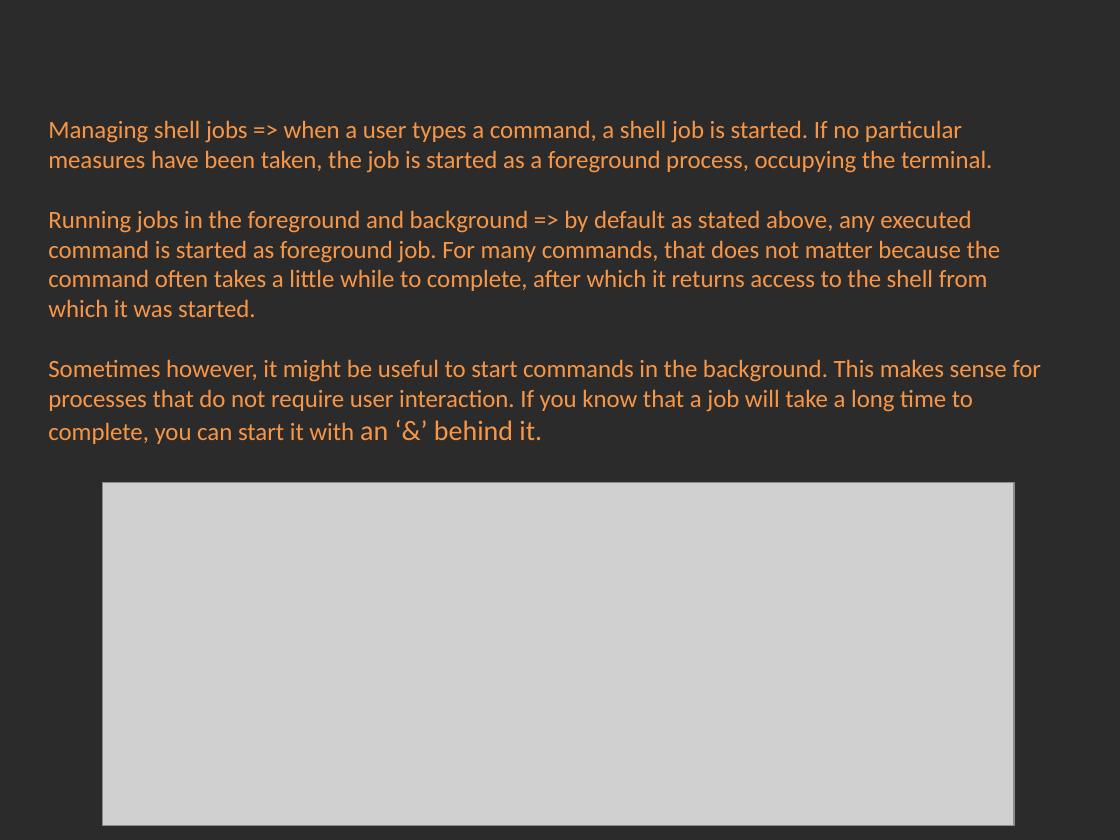
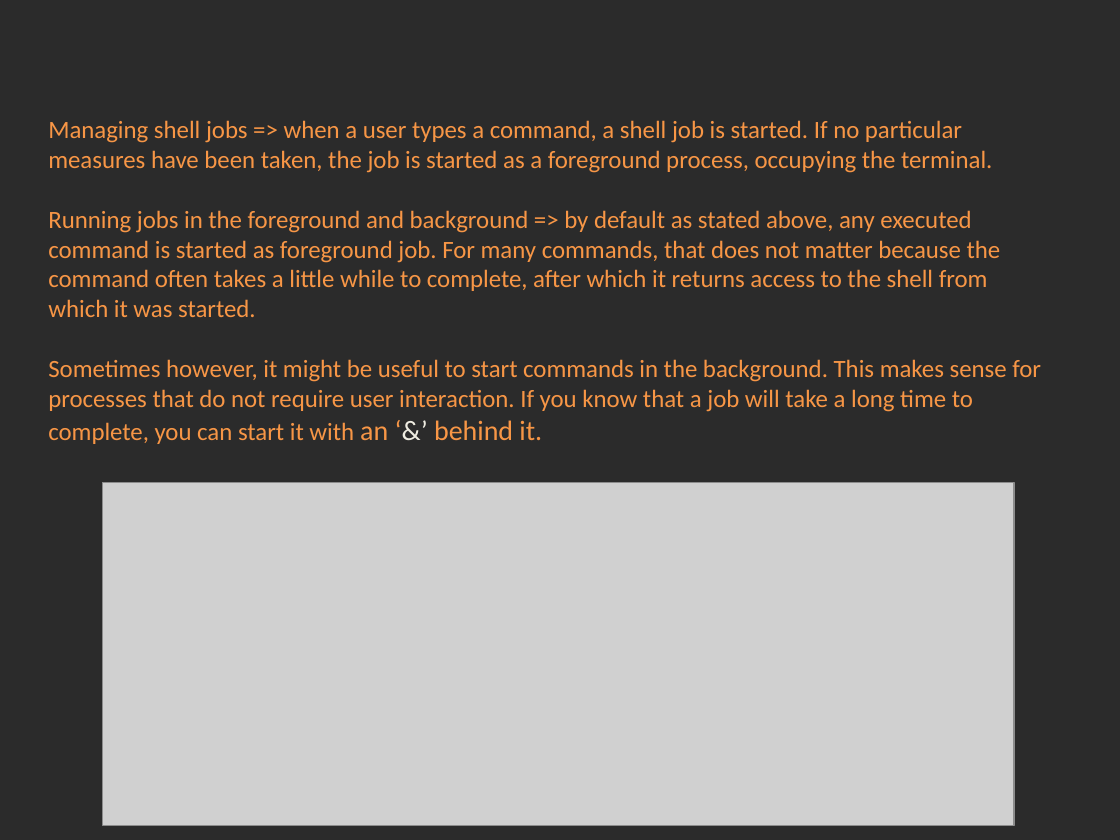
Before and after one commit to Academy-Soft-Intellect/Linux-Course, a slide deck: slide 3 of 7.Processes/07-Processes.pptx. Drawn at 1120x840 pixels with LibreOffice and Linux fonts; fonts in the diff are those of the drawing; grey boxes stand for pictures; background and template pictures are left out; a plain dark background stands for a picture behind light text. Boxes give left, top, right and bottom in pixels: in the first picture for what was removed or moved away, otherwise in the second. Text is boxed around its words. In the diff, an @@ line names an element or a change of style, - is before the commit and + after.

```diff
--- a/7.Processes/07-Processes.pptx
+++ b/7.Processes/07-Processes.pptx
@@ text at box(48, 359, 1041, 444): text colour #F79646 to #EEECE1 in "‘&’" @@
```
Also in this commit, not shown: 1 other slide changed, 3 other files.
